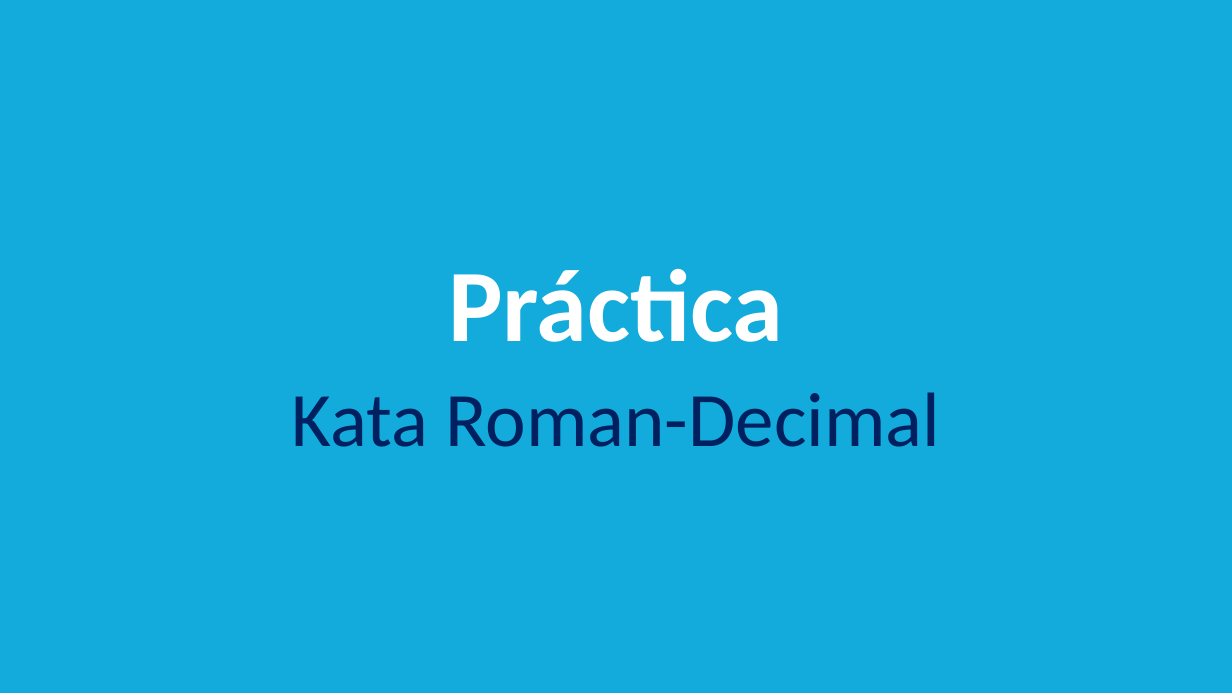
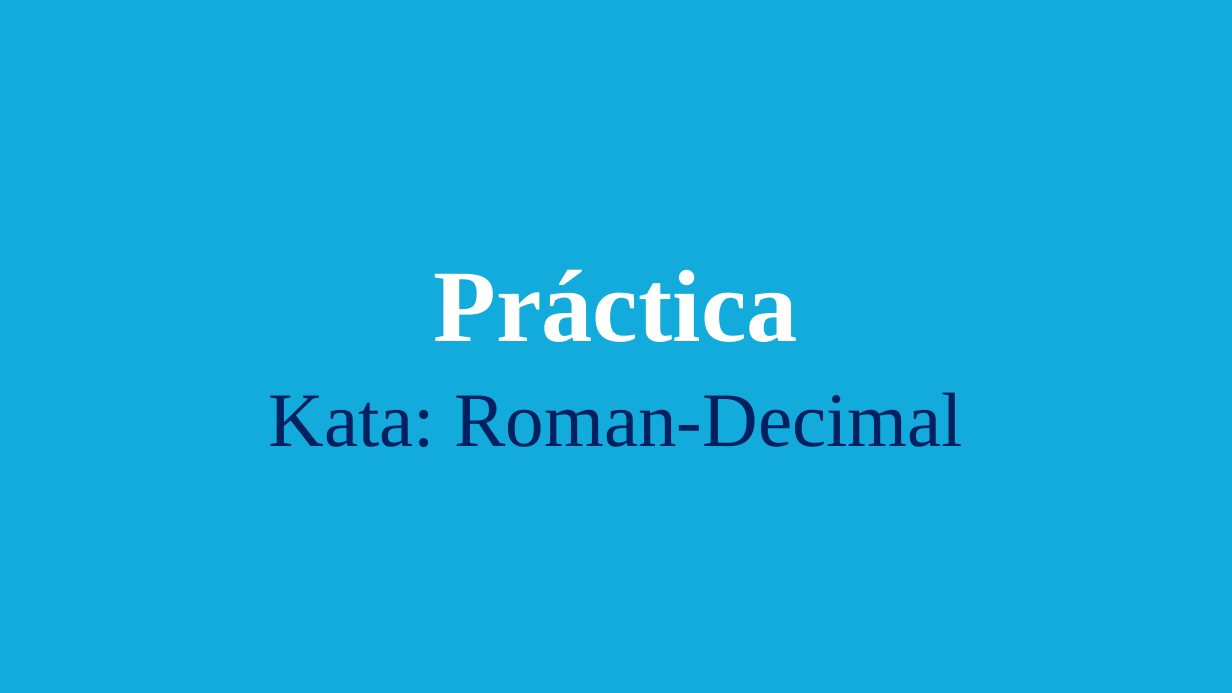
Before and after one commit to ccsw-csd/kata-roman-decimal, a slide deck: slide 6 of Kata Roman-Decimal.pptx. Drawn at 1232x693 pixels with LibreOffice and Linux fonts; fonts in the diff are those of the drawing. Boxes give left, top, right and bottom in pixels: in the first picture for what was removed or moved away, otherwise in the second. Text is boxed around its words. In the diff, an @@ line names an element or a change of style, - is before the commit and + after.

```diff
--- a/Kata Roman-Decimal.pptx
+++ b/Kata Roman-Decimal.pptx
@@ title "Práctica" at bbox=[434, 269, 798, 342]: font Calibri to Times New Roman @@
@@ text at bbox=[269, 392, 963, 447]: text changed; font Calibri to Times New Roman @@
-Kata Roman-Decimal
+Kata: Roman-Decimal
```
Also in this commit, not shown: 2 other slides changed, 3 slides added, 1 slide removed.
